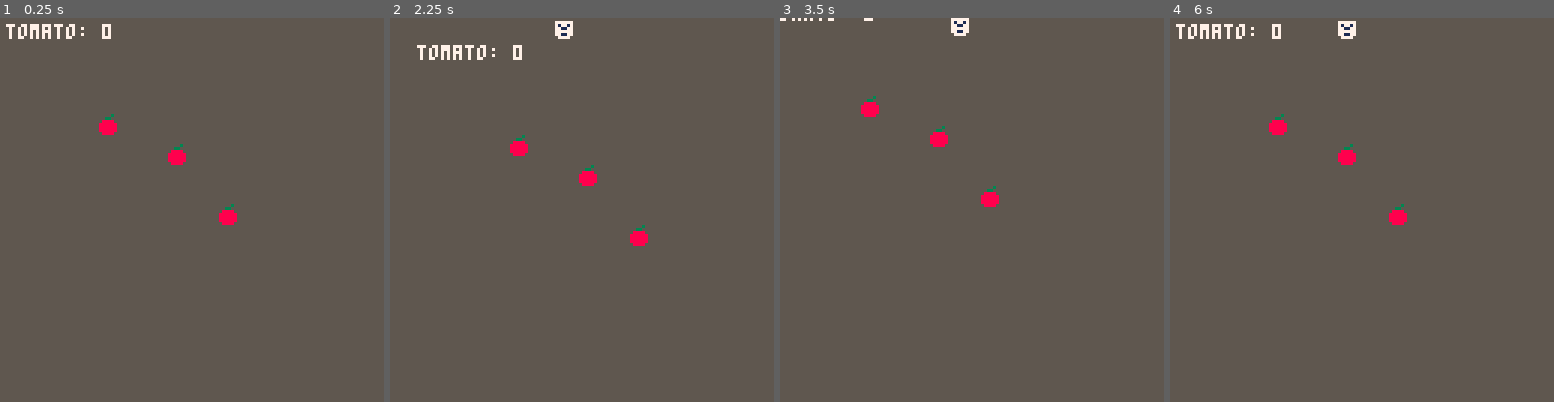
Above: before the commit, frames 1-4 (left to right).
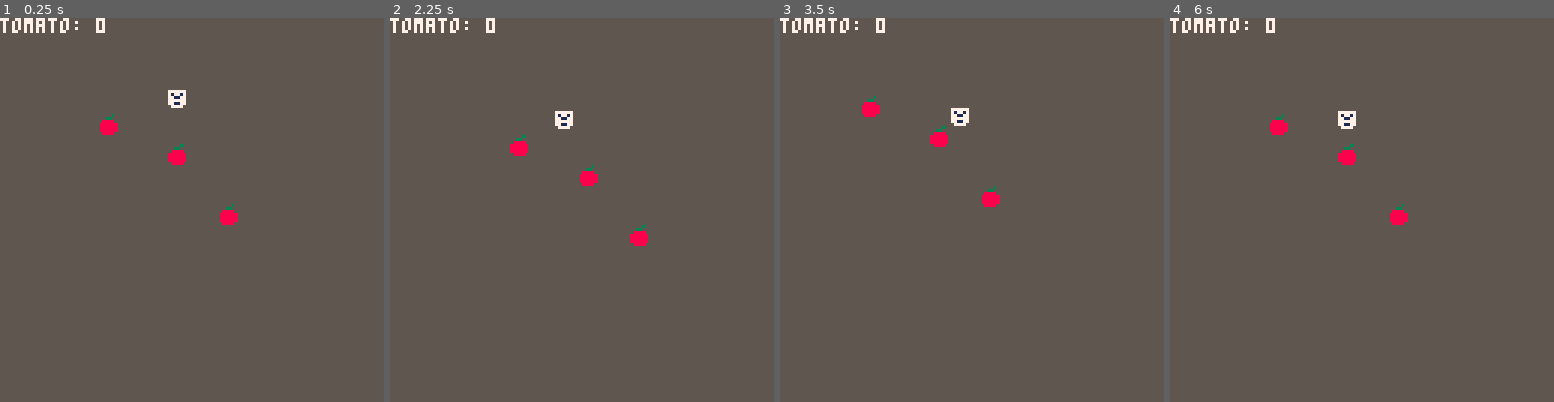
Above: after the commit, the same moments.

Repository: JohnErnestBonanno/pico8
Game: PICO-8 cartridge pickup.p8
The game is run twice, just before and just after one commit, with the same random seed, the same clock (stepped at 60 frames per second) and the same inputs.
Inputs:
- Up to frame 1 (0.25 s): no input
- Up to frame 2 (2.25 s): hold Left from 1.97 s (still down)
- Up to frame 3 (3.5 s): release Left at 2.37 s; hold Down 2.42-2.82 s; hold Right from 2.87 s (still down)
- Up to frame 4 (6 s): release Right at 3.53 s; hold Up 3.58-4.08 s; hold Right 4.13-4.53 s; hold Down 4.58-5.08 s; hold Left 5.13-5.8 s; hold Up from 5.85 s (still down)

The runs differ from the first frame. In frame 1, 0.9% of the frame differs, in the area x 0-49%, y 0-24%; in frame 2, 1.3%, in the area x 0-48%, y 0-29%; in frame 3, 0.8%; in frame 4, 1.1%.

Commit message:
Pin score counter to top left corner

Diff:
--- a/pickup.p8
+++ b/pickup.p8
@@ -4,13 +4,17 @@
 function _init()
 	plr={
 	x=63,
-	y=0,
+	y=30,
 	f=false,
 	sp=1
 	}
 
 	anitimer=0
 	ipickups()
+
+cx=0
+cy=0
+
 end
 
 function _update()
@@ -58,7 +62,7 @@
 	end
 end
 
-print("tomato: "..tomato,10,10,7)
+print("tomato: "..tomato,cx,cy,7)
 end
 -->8
 --dynamic camera--
